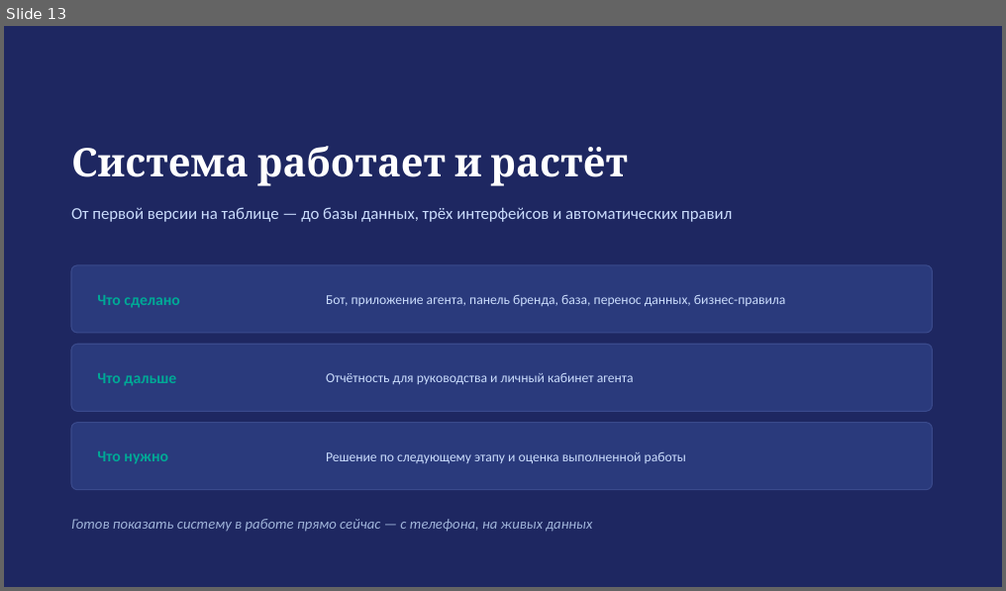
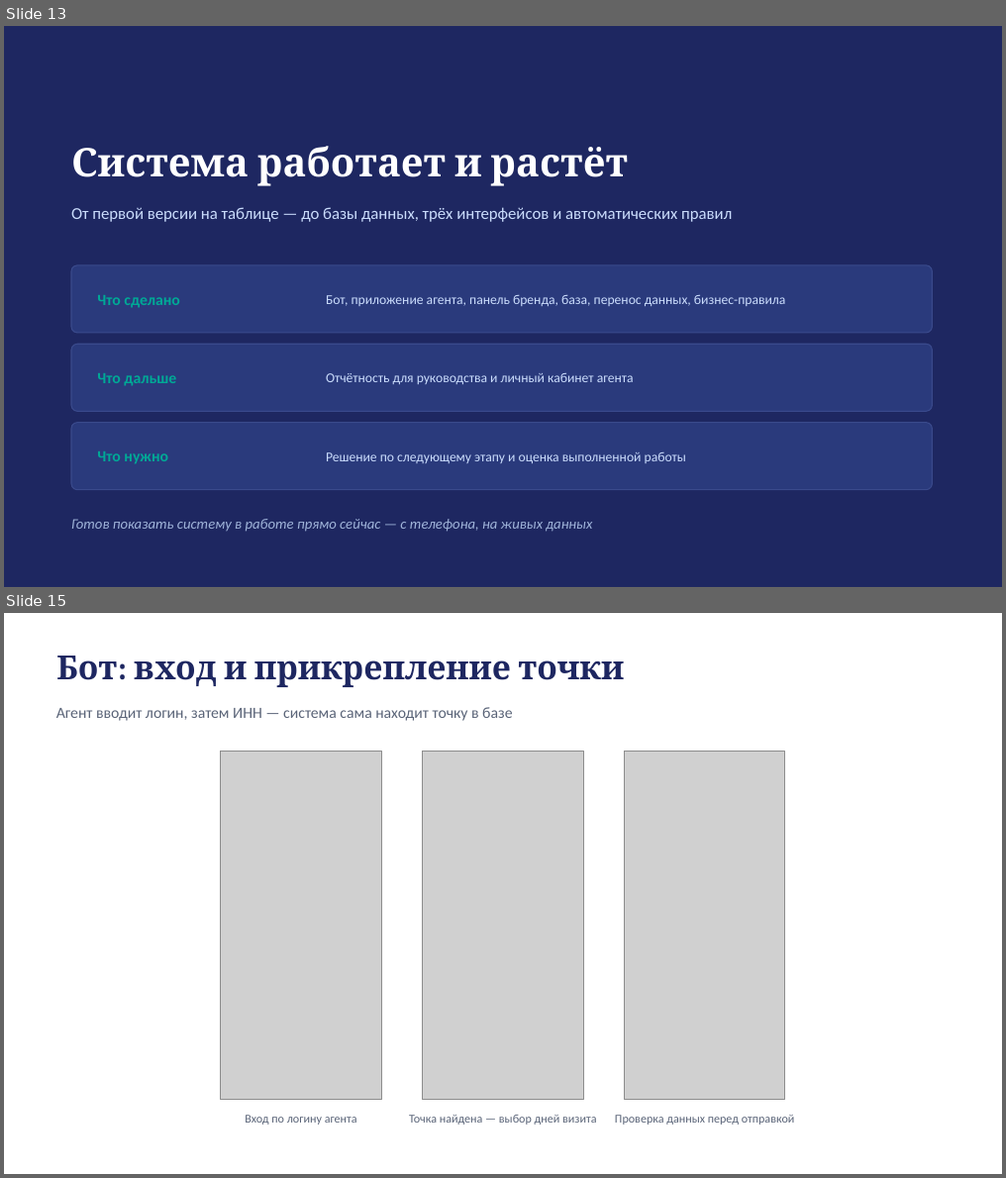
Before and after one commit to ozodbeklfc/telegram_bot, a slide deck: TelegramBot.pptx. Shown one above the other, each under a label of ours: slide 13 before the commit, slides 13 and 15 after it; the slides between them are not shown. The pictures are 1006x591 and 1006x1178 pixels, drawn with LibreOffice and Linux fonts; fonts in the diff are those of the drawing; grey boxes stand for pictures. Boxes give left, top, right and bottom in pixels: in the first picture for what was removed or moved away, otherwise in the second. Text is boxed around its words. In the diff, an @@ line names an element or a change of style, - is before the commit and + after.

```diff
--- a/TelegramBot.pptx
+++ b/TelegramBot.pptx
@@ slide 15 added at (x1=4, y1=613, x2=1002, y2=1174), background #FFFFFF @@
@@ text added at (x1=56, y1=656, x2=624, y2=687), 32 pt, text #1E2761, bold @@
+Бот: вход и прикрепление точки
@@ text added at (x1=56, y1=707, x2=512, y2=721), 15 pt, text #5A6478 @@
+Агент вводит логин, затем ИНН — система сама находит точку в базе
@@ picture added at (x1=221, y1=752, x2=381, y2=1100) @@
@@ picture added at (x1=423, y1=752, x2=583, y2=1100) @@
@@ picture added at (x1=625, y1=752, x2=785, y2=1100) @@
@@ text added at (x1=245, y1=1115, x2=357, y2=1125), 11.5 pt, text #5A6478 @@
+Вход по логину агента
@@ text added at (x1=409, y1=1115, x2=596, y2=1125), 11.5 pt, text #5A6478 @@
+Точка найдена — выбор дней визита
@@ text added at (x1=615, y1=1115, x2=795, y2=1125), 11.5 pt, text #5A6478 @@
+Проверка данных перед отправкой
```
Also in this commit, not shown: 8 other slides added, 9 other files.
